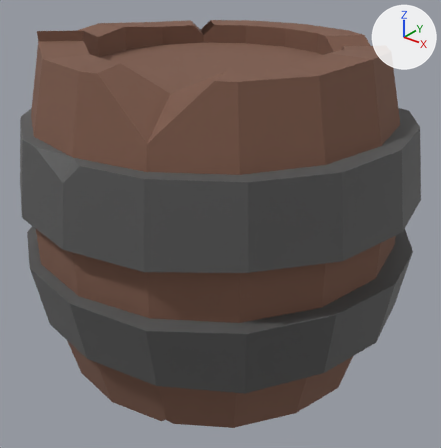
A saved change to the FBX model Assets/Models/Decorations/barrel.fbx.
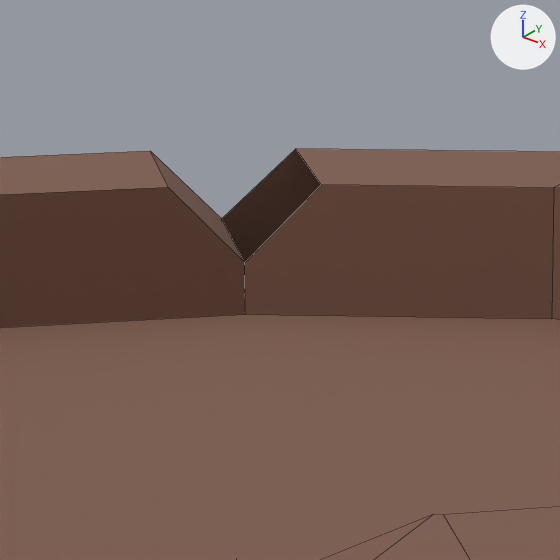
Each version is shown whole from a camera (50 mm lens) standing at (2.32, -2.84, 1.61) and looking at (0.08, -0.04, -0.13), then close up on the part from 39% to 56% of the width and 0% to 17% of the height. Every picture has the same lights, and +X, +Y and +Z are marked at upper right. The close-ups show mesh edges as thin lines.
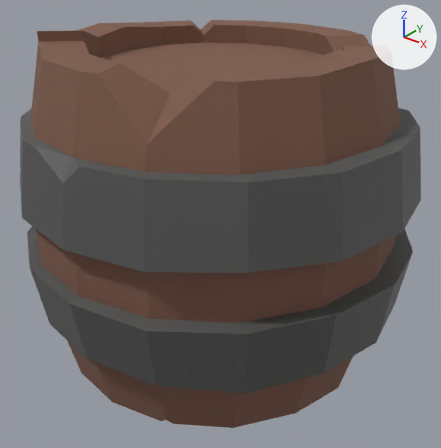
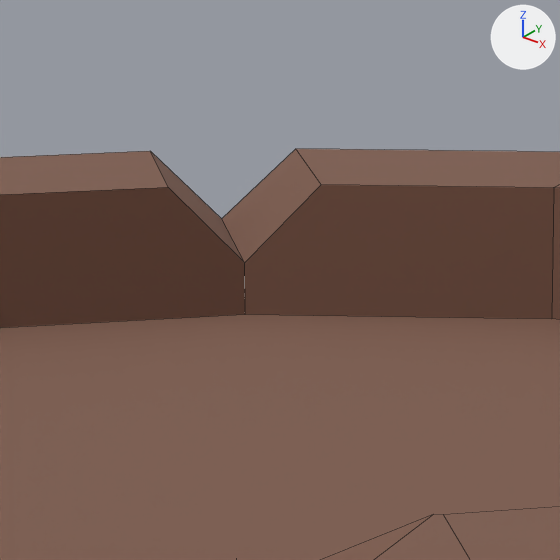
The newer file is also rescaled (x0.778) as a whole; pictures and numbers use the older file's frame.

Where the change shows, as pixel boxes (x1, y1, x2, y2) in the close-ups (560 x 560 px):
part 1 of me_cylinder, added (brown): after (222, 149, 321, 263)

The change in detail:
me_cylinder has 294 vertices, 265 faces and spans x -1.23..1.26, y -1.23..1.26, z -1.02..1.08.
me_cylinder is used by ob_cylinder; location (0.0, 0.0, 0.0).
Verts and faces of me_cylinder; kept vertices keep their numbers, new ones are numbered from 294.
Before the commit, vertices of me_cylinder: 268 (-0.47, 0.57, 1.0) at pixel (321, 184), 270 (-0.53, 0.53, 0.93) at pixel (244, 262), 272 (-0.65, 0.75, 1.0) at pixel (295, 148), 273 (-0.72, 0.72, 0.93) at pixel (221, 218).
Part 1, on me_cylinder:
New faces: (268, 272, 273, 270) (mat_wooden (brown #7d5b4c)).
